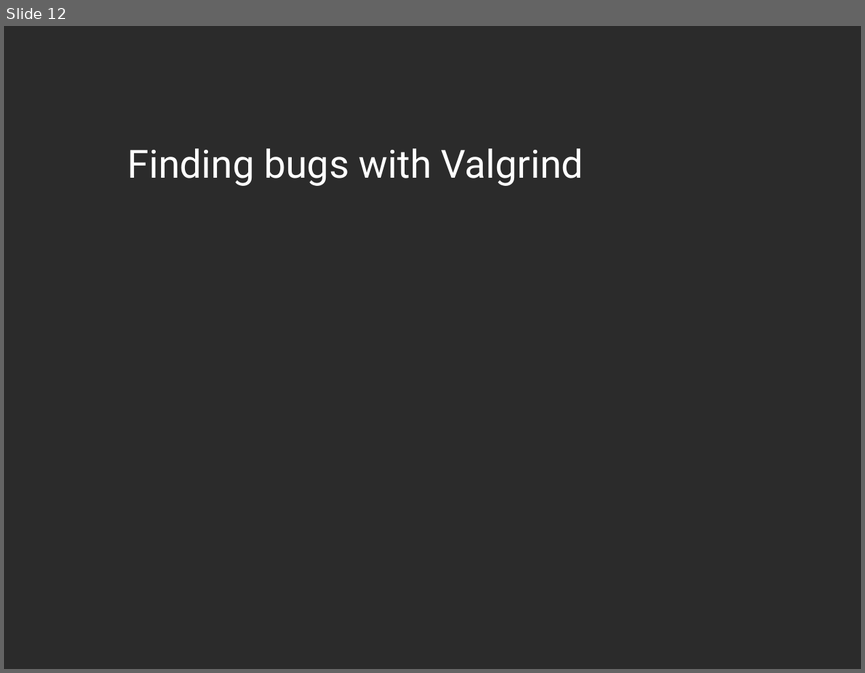
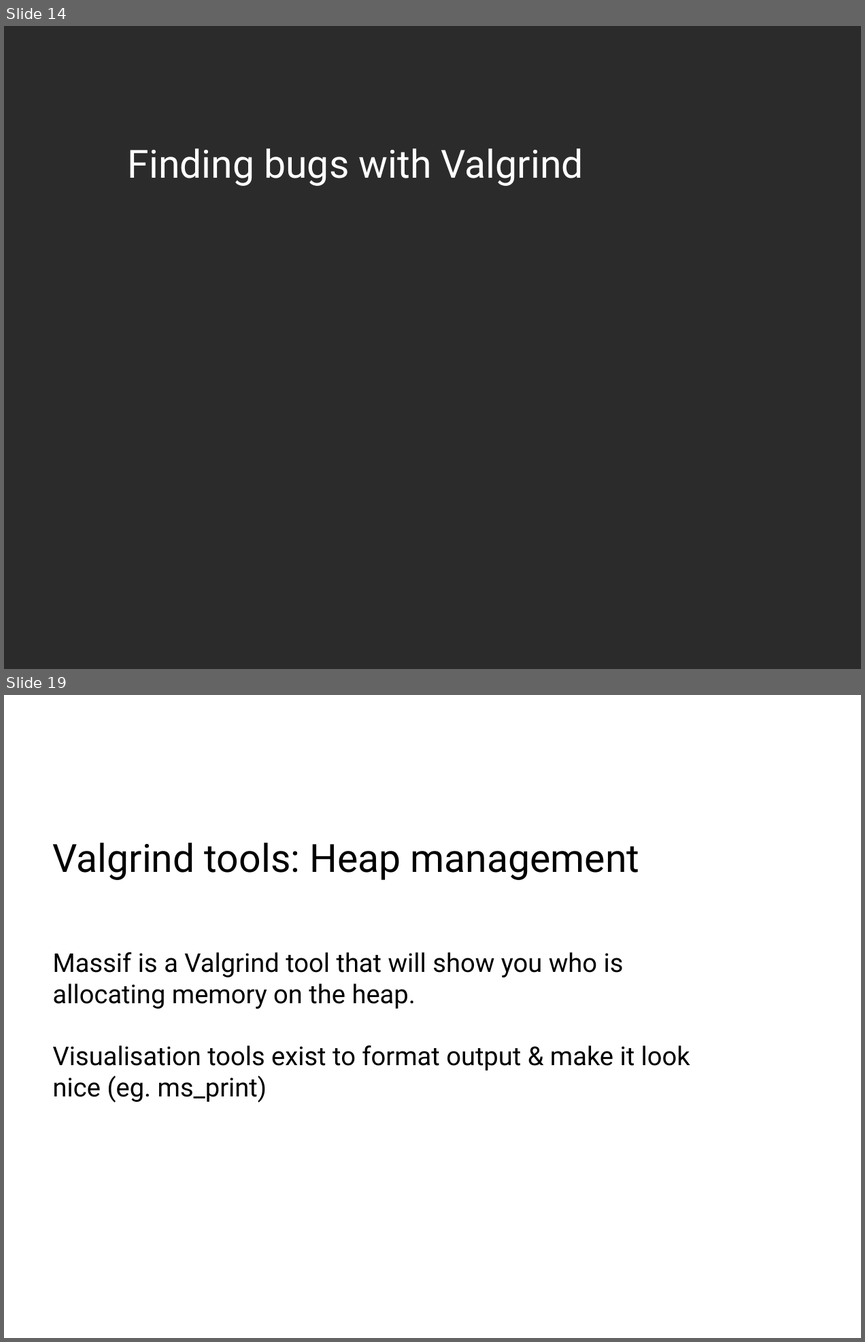
Before and after one commit to dneary/linux-devel-tools-tutorial, a slide deck: Linux Devtools.odp. Shown one above the other, each under a label of ours: slide 12 before the commit, slides 14 and 19 after it; the slides between them are not shown. The pictures are 865x673 and 865x1342 pixels, drawn with LibreOffice and Linux fonts; fonts in the diff are those of the drawing; background and template pictures are left out; a plain dark background stands for a picture behind light text. Boxes give left, top, right and bottom in pixels: in the first picture for what was removed or moved away, otherwise in the second. Text is boxed around its words. In the diff, an @@ line names an element or a change of style, - is before the commit and + after.

```diff
--- a/Linux Devtools.odp
+++ b/Linux Devtools.odp
@@ slide 19 added at (x1=4, y1=695, x2=861, y2=1338), background #FFFFFF @@
@@ text added at (x1=53, y1=843, x2=640, y2=880), 36 pt, text #000000 @@
+Valgrind tools: Heap management
@@ text added at (x1=53, y1=952, x2=690, y2=1102), 24 pt, text #000000 @@
+Massif is a Valgrind tool that will show you who is allocating memory on the heap.
+Visualisation tools exist to format output & make it look nice (eg. ms_print)
@@ what was slide 12 is now slide 14 @@
```
Also in this commit, not shown: 2 slides changed, 10 other slides added, 1 slide removed, 2 other files.
